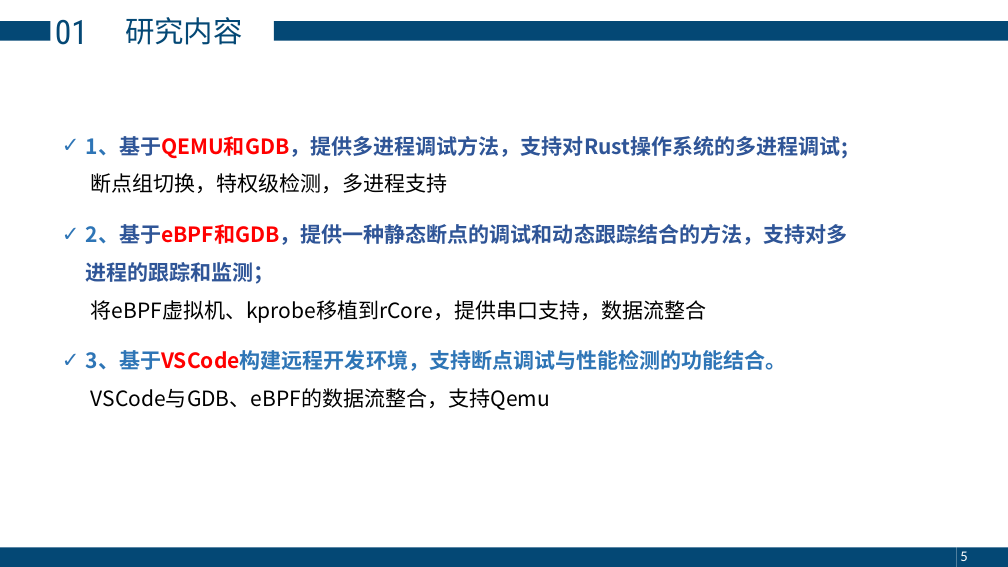
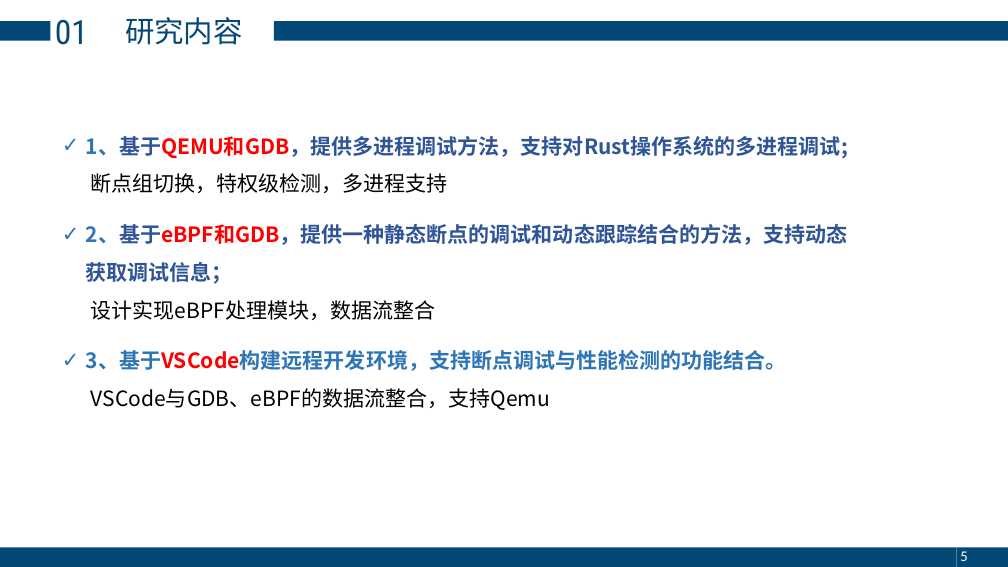
Before and after one commit to zhangly1234/report, a slide deck: slide 5 of 毕业答辩-张露元.pptx. Drawn at 1008x567 pixels with LibreOffice and Linux fonts; fonts in the diff are those of the drawing. Boxes give left, top, right and bottom in pixels: in the first picture for what was removed or moved away, otherwise in the second. Text is boxed around its words. In the diff, an @@ line names an element or a change of style, - is before the commit and + after.

```diff
--- a/毕业答辩-张露元.pptx
+++ b/毕业答辩-张露元.pptx
@@ text at bbox=[86, 224, 848, 320]: text changed @@
-✓ 2、基于eBPF和GDB，提供一种静态断点的调试和动态跟踪结合的方法，支持对多进程的跟踪和监测；
-将eBPF虚拟机、kprobe移植到rCore，提供串口支持，数据流整合
+✓ 2、基于eBPF和GDB，提供一种静态断点的调试和动态跟踪结合的方法，支持动态获取调试信息；
+设计实现eBPF处理模块，数据流整合
```
Also in this commit, not shown: 5 other slides changed, 2 slides added, 2 slides removed, 1 other file.
